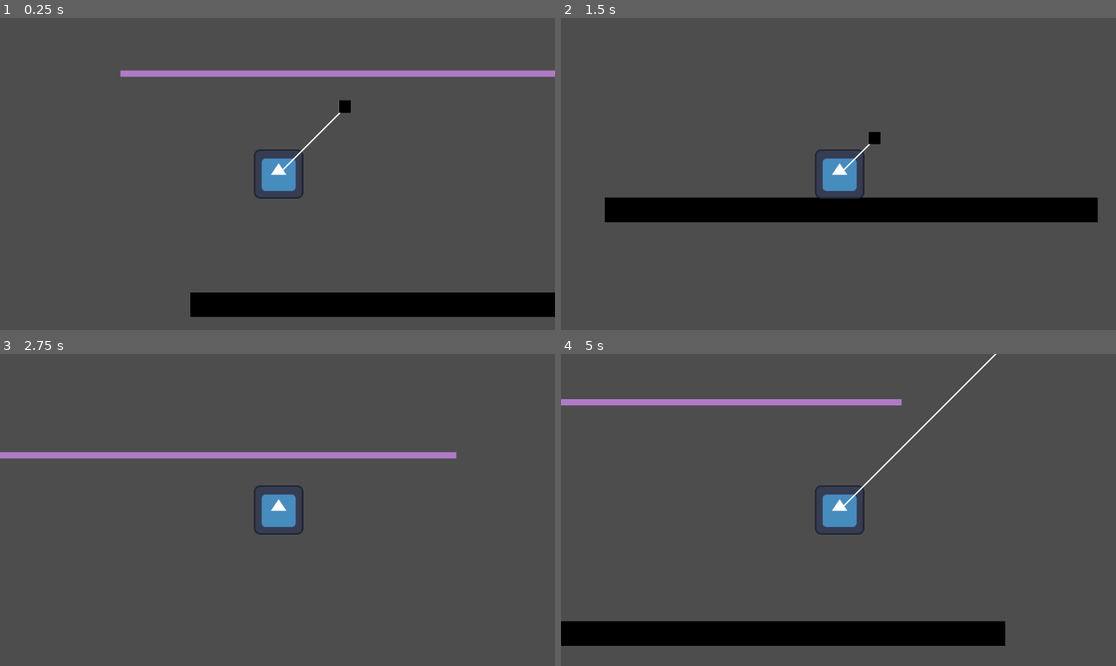
Above: before the commit, frames 1-4 (two rows, left to right).
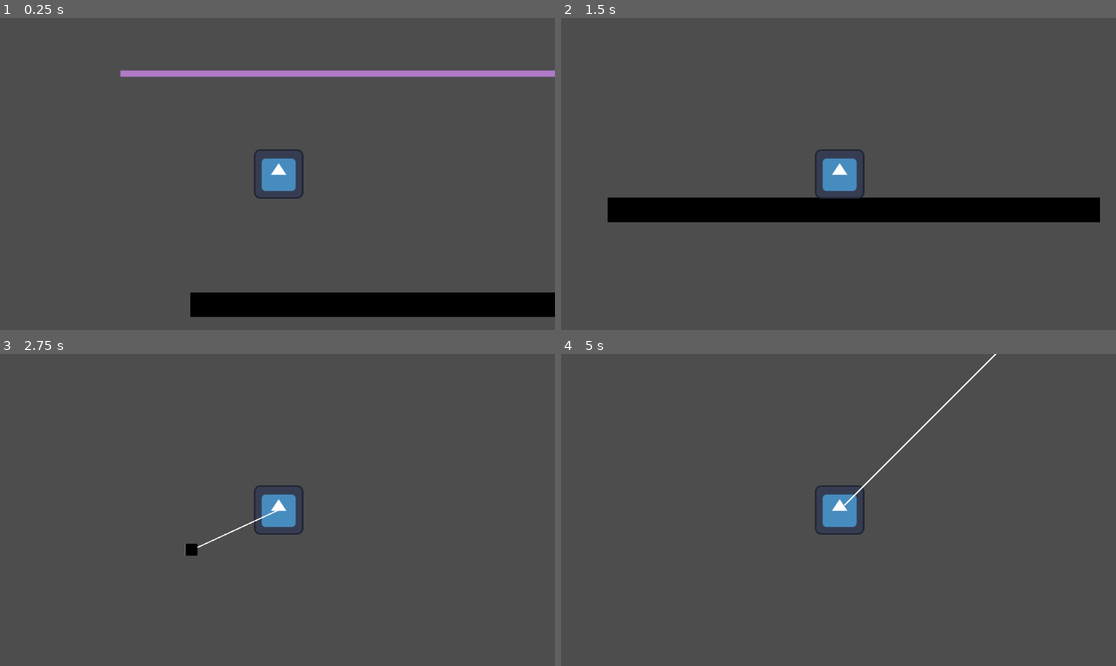
Above: after the commit, the same moments.

Repository: alanmathiasen/hook-godot
Game: Godot game, scene res://scenes/level.tscn
Same seed, same stepped clock (60 frames per second), same inputs: the game is played once before the commit and once after it. The engine's default icon, where the game draws it, is replaced by a stand-in: a white triangle on a blue panel in a dark square.
Inputs:
- Up to frame 1 (0.25 s): no input
- Up to frame 2 (1.5 s): hold Ctrl (hook) 0.53-1.28 s; hold Right (ui_right) from 0.53 s (still down); tap Up (ui_up) at 0.77 s; tap Ctrl (hook) at 1.35 s
- Up to frame 3 (2.75 s): tap Up (ui_up) at 1.52 s; release Right (ui_right) at 2.03 s; hold Left (ui_left) from 2.03 s (still down); hold Ctrl (hook) from 2.03 s (still down)
- Up to frame 4 (5 s): release Left (ui_left) at 2.78 s; release Ctrl (hook) at 2.78 s; hold Right (ui_right) 2.78-4.28 s; tap Ctrl (hook) at 2.85, 4.35 s; tap Up (ui_up) at 3.02, 3.77, 4.52 s; hold Ctrl (hook) 3.53-4.28 s; hold Left (ui_left) from 4.28 s (still down)

The runs differ from the first frame. In frame 1, 0.2% of the frame differs, in the area x 50-64%, y 26-49%; in frame 2, 0.2%; in frame 3, 2.0%; in frame 4, 7.7%, in the area x 0-81%, y 14-94%.

Commit message:
keep momentum when hook is released

Diff:
--- a/scenes/Hook.gd
+++ b/scenes/Hook.gd
@@ -1,65 +1,101 @@
 extends Area2D
+
 
 enum HookStates {NONE, EXTEND, HOOKED, JUST_RELEASED}
 
+
 signal hook_just_released
+
 
 const HOOK_SPEED = 700.0
 const HOOK_DIRECTION_RIGHT = Vector2(1, -1)
 const HOOK_DIRECTION_LEFT = Vector2(-1, -1)
+const HOOK_COLLISION_LAYER = 2
 
 @onready var line := $Line2D
 @onready var character := get_parent()
 
-var state := HookStates.EXTEND
+var state := HookStates.NONE
+var previous_state := HookStates.NONE
+var release_direction := Vector2.ZERO
+
+var is_hooked := false
 var hook_position := Vector2.ZERO
 var hook_length := 0.0
+
 #var last_swing_velocity := Vector2.ZERO
 
+
 func _ready():
-  line.points[0] = Vector2.ZERO
-  self.hide()
+	line.points[0] = Vector2.ZERO
+	self.hide()
+
 
 func _input(event):
-  if event.is_action_pressed('hook'):
-    if state != HookStates.EXTEND and state != HookStates.HOOKED:
-      print(state)
+  # si se apreto el boton de hook
+	if event.is_action_pressed('hook'):
+		# si no se esta extendiendo ni esta enganchado
+		if state == HookStates.NONE:
+			# hacer la direccion del hook igual a la del personaje
+			release_direction = HOOK_DIRECTION_RIGHT if character.facing_direction == 1 else HOOK_DIRECTION_LEFT
+			# hacer el estado de hook extendiendo
+			change_state(HookStates.EXTEND)
+		elif state == HookStates.HOOKED:
+			# si no llamar la funcion que resetea el hook
+			is_hooked = false
+			reset_hook()
 
-      state = HookStates.EXTEND
-    else:
-      print('se llama')
-      hook_just_released.emit()
-      state = HookStates.NONE
-      reset_hook()
 
 func _physics_process(delta):
-  match state:
-    HookStates.EXTEND:
-      top_level = false
-      extend_hook(delta)
-    HookStates.HOOKED:
-      hooked_hook(delta)
+	line.points[1] = to_local(character.global_position)
+	match state:
+		HookStates.EXTEND:
+			extend_hook(delta)
+		HookStates.HOOKED:
+			if previous_state != HookStates.HOOKED:
+				print('fix hook')
+				fix_hook()
+		HookStates.NONE:
+			if previous_state != HookStates.NONE and previous_state != HookStates.HOOKED:
+				print('reset hook')
+				reset_hook()
+
 
 func extend_hook(delta):
-  self.show()
-  line.show()
-  # move hook
-  global_position += HOOK_DIRECTION_RIGHT * HOOK_SPEED * delta
-  # draw line
-  line.points[1] = to_local(character.global_position)
+	self.show()
+	line.show()
+	# move hook
+	global_position += release_direction * HOOK_SPEED * delta
+
+
+func _on_hook_body_entered(body:Node2D):
+	if body.get_collision_layer() == HOOK_COLLISION_LAYER and not state == HookStates.HOOKED:
+		change_state(HookStates.HOOKED)
+		# var direction_to_hook = (global_position - character.global_position).normalized()
+		# print(direction_to_hook)
+		# character.swing_velocity = character.velocity.dot(direction_to_hook) * direction_to_hook
+
+func fix_hook():
+	var hook_global_position = global_transform.origin
+	character.remove_child(self)
+	character.get_tree().root.add_child(self)
+	self.global_position = hook_global_position
+	change_state(HookStates.HOOKED)
+
 
 func reset_hook():
-  self.hide()
-  line.hide()
-  state = HookStates.NONE
-  global_position = character.global_position
+	character.get_tree().root.remove_child(self)
+	character.add_child(self)
+	global_position = character.global_position
+	hook_just_released.emit()
+	self.hide()
+	line.hide()
+	change_state(HookStates.NONE)
+	global_transform.origin = character.global_position
 
-func hooked_hook(delta):
-  # move hook
-  # draw line
-  line.points[1] = to_local(character.global_position)
+func draw_line_to_character():
+	line.points[1] = to_local(character.global_position)
 
-func _on_hook_body_entered(body:Node2D):
-  if body.get_collision_layer() == 2:
-    state = HookStates.HOOKED
-    print('hook_length')
+func change_state(new_state):
+	previous_state = state
+	state = new_state
--- a/scenes/character.gd
+++ b/scenes/character.gd
@@ -7,46 +7,67 @@
 var speed := 400
 var gravity := 500
 var jump_force = 600
-# var last_looking_right = true
+var facing_direction := 1
+var swing_velocity := 0.0
+
+var angle_to_hook
+var distance_to_hook
+
+var angular_velocity := 0.0
+var angular_acceleration := 0.0
+var linear_velocity := 0.0
 
 func _physics_process(delta):
-	if hook.state == HookStates.EXTEND:
-		pass
-	if hook.state == HookStates.HOOKED:
-		fix_hook()
-	if hook.state == HookStates.NONE:
-		reset_hook()
+	print(velocity)
+	handle_hook(delta)
 	handle_movement(delta)
 	move_and_slide()
+
+
 
 func handle_movement(delta):
 	var direction = Input.get_axis("ui_left", "ui_right")
 	if not is_on_floor():
 		velocity.y += gravity * delta
-	if direction != 0:
+	if direction != 0 and hook.state != HookStates.HOOKED:
 		velocity.x = speed * direction
+		facing_direction = 1 if direction > 0 else -1
 	else:
-		velocity.x = move_toward(velocity.x, 0, speed)
+		velocity.x = move_toward(velocity.x, 0, 10)
 	if is_on_floor() and Input.is_action_just_pressed("ui_up"):
 		velocity.y = -jump_force
 
-func _on_hook_body_entered(body):
-	if body.get_collision_layer() == 2:
-		print('alala')
-		# hook_state = HookStates.HOOKED
-		# hook_position = hook.global_position
-		# hook_length = global_position.distance_to(hook_position)
+
+func handle_hook(delta):
+	if(hook.state == HookStates.HOOKED):
+		add_angular_velocity(facing_direction * 0.1)
+		linear_velocity = angular_velocity * distance_to_hook
+		print('linear', linear_velocity)
+		process_velocity(delta)
+
+func _on_hook_body_entered(_body):
+	distance_to_hook = self.global_position.distance_to(hook.global_position)
+
+	if facing_direction == 1:
+		angle_to_hook = atan2(hook.global_position.y - self.global_position.y, hook.global_position.x - self.global_position.x)
+	else:
+		angle_to_hook = atan2(self.global_position.y - hook.global_position.y, self.global_position.x - hook.global_position.x)
+
+
+func process_velocity(delta:float)->void:
+	angular_acceleration = ((-gravity*delta) / distance_to_hook) * sin(angle_to_hook)
+	angular_velocity += angular_acceleration
+	angular_velocity *= 0.95
+	# print(angular_velocity)
+	angle_to_hook += angular_velocity * delta
+
+	self.global_position = hook.global_position + Vector2(distance_to_hook * sin(angle_to_hook), distance_to_hook * cos(angle_to_hook))
+
+func add_angular_velocity(force:float)->void:
+	angular_velocity += force
 
 func _on_hook_just_released():
-	reset_hook()
-
-func fix_hook():
-	var hook_global_position = hook.global_transform.origin
-	self.remove_child(hook)
-	get_tree().root.add_child(hook)
-	hook.global_transform.origin = hook_global_position
-
-func reset_hook():
-	get_tree().root.remove_child(hook)
-	self.add_child(hook)
-	hook.global_position = global_position
+	print('linear', linear_velocity)
+	velocity.x += linear_velocity * cos(angle_to_hook)
+	velocity.y -= linear_velocity * sin(angle_to_hook)
+	print('velocity', velocity)
--- a/scenes/character.tscn
+++ b/scenes/character.tscn
@@ -18,7 +18,7 @@
 gradient = SubResource("Gradient_8l0ut")
 
 [node name="Character" type="CharacterBody2D"]
-position = Vector2(0, -1)
+position = Vector2(1, -1)
 script = ExtResource("1_kloc2")
 
 [node name="CollisionShape2D" type="CollisionShape2D" parent="."]
@@ -30,6 +30,7 @@
 texture = ExtResource("1_o2t6l")
 
 [node name="Hook" type="Area2D" parent="."]
+position = Vector2(2, 1)
 collision_layer = 2
 collision_mask = 2
 script = ExtResource("3_y36ev")
@@ -49,4 +50,4 @@
 
 [connection signal="body_entered" from="Hook" to="." method="_on_hook_body_entered"]
 [connection signal="body_entered" from="Hook" to="Hook" method="_on_hook_body_entered"]
-[connection signal="hook_just_released" from="Hook" to="." method="_on_hook_hook_just_released"]
+[connection signal="hook_just_released" from="Hook" to="." method="_on_hook_just_released"]
